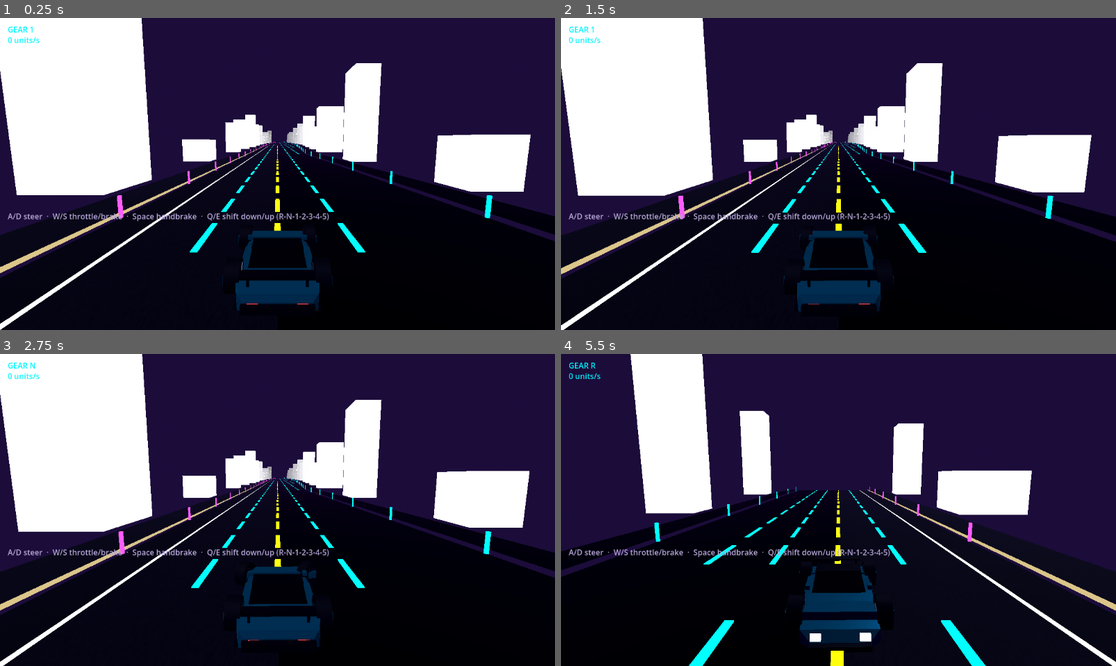
Above: before the commit, frames 1-4 (two rows, left to right).
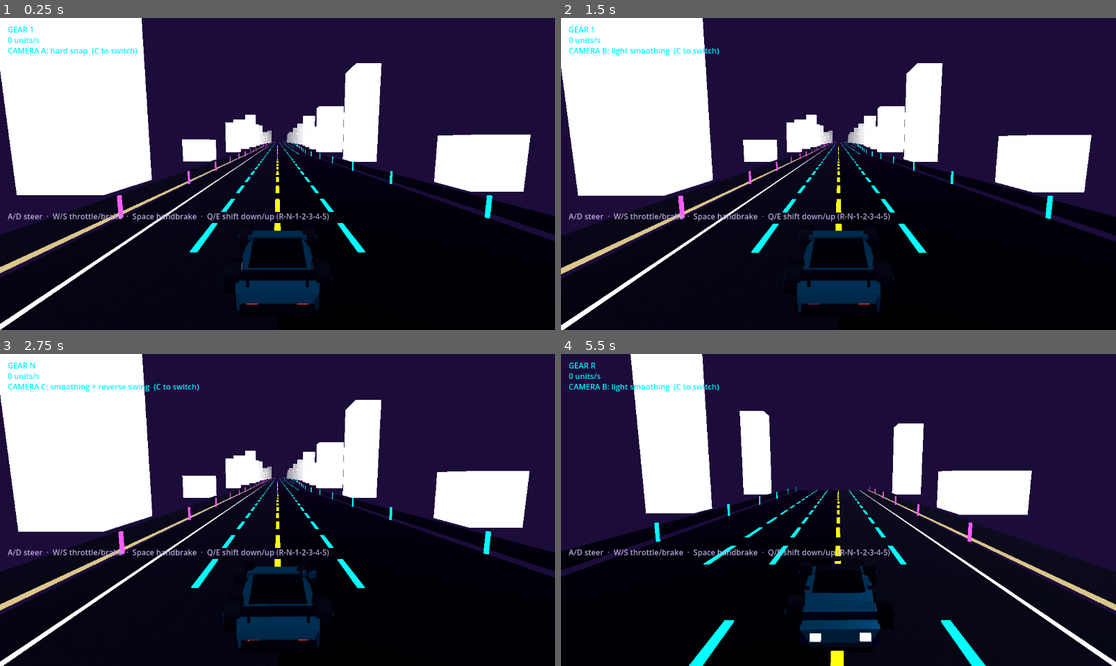
Above: after the commit, the same moments.

Repository: SmurfyHehe/neon-overdrive
Game: Godot game, scene res://Game.tscn
Same seed, same stepped clock (60 frames per second), same inputs: the game is played once before the commit and once after it.
Inputs (mouse positions are in pixels of both pictures, inside the frame that each line leads up to):
- Up to frame 1 (0.25 s): no input
- Up to frame 2 (1.5 s): tap Enter at 0.5 s; move the mouse to (960, 158) at 0.52 s; hold D 0.53-1.25 s; tap C at 0.6 s; click (960, 158) at 0.67 s; tap Space at 0.77 s; drag from (727, 189) to (810, 236) at 1.27 s
- Up to frame 3 (2.75 s): move the mouse to (333, 441) at 2.02 s; hold D from 2.03 s (still down); tap Q at 2.1 s; tap C at 2.3 s
- Up to frame 4 (5.5 s): release D at 2.75 s; drag from (810, 572) to (672, 463) at 2.77 s; move the mouse to (1005, 556) at 3.52 s; hold A 3.53-4.25 s; tap C at 3.6, 5.3 s; tap Space at 3.77 s; drag from (672, 463) to (755, 432) at 4.27 s; move the mouse to (866, 510) at 5.02 s; hold S from 5.03 s (still down); tap Q at 5.1 s; click (866, 510) at 5.17 s

The runs differ from the first frame. In frame 1, 0.2% of the frame differs, in the area x 1-25%, y 9-13%; in frame 2, 0.4%; in frame 3, 0.5%, in the area x 0-100%, y 0-100%; in frame 4, 0.3%.

Commit message:
Camera: three switchable modes, C to cycle (#31)
A = old hard snap, B = light sideways/height smoothing, C = smoothing plus
an eased swing round the car for reverse instead of the instant cut.
Distance along the road stays locked to the car. Roy kept all three for
now and will tune later.

Co-Authored-By: Claude Opus 5.5 <noreply@anthropic.com>

Diff:
--- a/scripts/game.gd
+++ b/scripts/game.gd
@@ -23,6 +23,17 @@
 const CAM_DIST := 6.0
 const CAM_HEIGHT := 3.2
 const CAM_FOV := 62.0
+# Issue #31: C cycles camera modes in-game. Roy kept all three for now
+# (2026-09-29) and will tune them later.
+# 0 = hard snap (old), 1 = light smoothing, 2 = smoothing + eased reverse swing.
+const CAM_MODE_NAMES := ["A: hard snap", "B: light smoothing", "C: smoothing + reverse swing"]
+const CAM_FOLLOW_RATE := 6.0  # 1/s, how fast the camera catches up sideways/vertically
+const CAM_SWING_RATE := 5.0   # 1/s, how fast it swings round for reverse (~0.6 s)
+var cam_mode := 0
+var cam_follow := Vector2.ZERO  # smoothed (x, y) the camera tracks
+var cam_yaw := 0.0              # 0 = behind for forward, PI = mirrored for reverse
+var cam_started := false
+var lbl_cam: Label
 
 var lbl_gear: Label
 var lbl_speed: Label
@@ -186,7 +197,7 @@
 	add_child(camera)
 	camera.current = true
 
-func _update_camera() -> void:
+func _update_camera(delta: float) -> void:
 	# The interpolated position, not player.position: the car only moves on
 	# the 60 Hz physics tick, and with vsync off the camera updates several
 	# times per tick. Following the raw position made car and road judder.
@@ -195,13 +206,32 @@
 	# see what you were backing into. Reversing flips the chase cam to the
 	# opposite side of the car looking the opposite way -- it still trails
 	# "behind" relative to the current direction of travel, just mirrored.
-	# Instant cut on gear change, not a blend -- simplest fix, revisit if the
-	# snap feels jarring once it's actually driven.
 	var reversing := player.gear == -1
-	var z_off := -CAM_DIST if reversing else CAM_DIST
-	var look_z_off := 10.0 if reversing else -10.0
-	camera.global_position = Vector3(p.x, p.y + CAM_HEIGHT, p.z + z_off)
-	camera.look_at(Vector3(p.x, p.y + 1.1, p.z + look_z_off), Vector3.UP)
+	var target_yaw := PI if reversing else 0.0
+	if cam_mode == 0 or not cam_started:
+		cam_follow = Vector2(p.x, p.y)
+		cam_yaw = target_yaw
+		cam_started = true
+	else:
+		# Frame-rate independent ease: the same feel at 60 or 300 fps.
+		var k := 1.0 - exp(-CAM_FOLLOW_RATE * delta)
+		cam_follow = cam_follow.lerp(Vector2(p.x, p.y), k)
+		if cam_mode == 2:
+			cam_yaw = lerpf(cam_yaw, target_yaw, 1.0 - exp(-CAM_SWING_RATE * delta))
+		else:
+			cam_yaw = target_yaw
+	# Distance along the road stays locked to the car, so speed never pulls
+	# the camera further back; only sideways and height motion is smoothed.
+	var fx := cam_follow.x
+	var fy := cam_follow.y
+	var back := Vector3(0, 0, CAM_DIST).rotated(Vector3.UP, cam_yaw)
+	var ahead := Vector3(0, 0, -10.0).rotated(Vector3.UP, cam_yaw)
+	camera.global_position = Vector3(fx + back.x, fy + CAM_HEIGHT, p.z + back.z)
+	camera.look_at(Vector3(fx + ahead.x, fy + 1.1, p.z + ahead.z), Vector3.UP)
+
+func _unhandled_input(event: InputEvent) -> void:
+	if event is InputEventKey and event.pressed and not event.echo and event.keycode == KEY_C:
+		cam_mode = (cam_mode + 1) % CAM_MODE_NAMES.size()
 
 # ---------- temporary debug readout (real HUD is milestone 5) ----------
 func _setup_debug_hud() -> void:
@@ -216,6 +246,10 @@
 	lbl_speed.position = Vector2(16, 34)
 	lbl_speed.add_theme_color_override("font_color", font_color)
 	hud.add_child(lbl_speed)
+	lbl_cam = Label.new()
+	lbl_cam.position = Vector2(16, 56)
+	lbl_cam.add_theme_color_override("font_color", font_color)
+	hud.add_child(lbl_cam)
 	var controls := Label.new()
 	controls.position = Vector2(16, 400)
 	controls.add_theme_color_override("font_color", Color(0.71, 0.65, 0.84))
@@ -226,6 +260,7 @@
 	var gear_name := "R" if player.gear == -1 else ("N" if player.gear == 0 else str(player.gear))
 	lbl_gear.text = "GEAR %s" % gear_name
 	lbl_speed.text = "%d units/s" % int(player.current_speed())
+	lbl_cam.text = "CAMERA %s  (C to switch)" % CAM_MODE_NAMES[cam_mode]
 	# BUG FIX (2026-09-13): shift_flash_t was tracked on the player since
 	# milestone 2 but nothing ever read it -- shifting had zero feedback.
 	# Wired it to actually punch the gear label (bright flash + scale pop)
@@ -237,7 +272,7 @@
 		lbl_gear.add_theme_color_override("font_color", Color(0, 0.96, 1))
 		lbl_gear.scale = Vector2(1.0, 1.0)
 
-func _process(_delta: float) -> void:
+func _process(delta: float) -> void:
 	_update_chunk_pool(player.position.z)
-	_update_camera()
+	_update_camera(delta)
 	_update_debug_hud()
